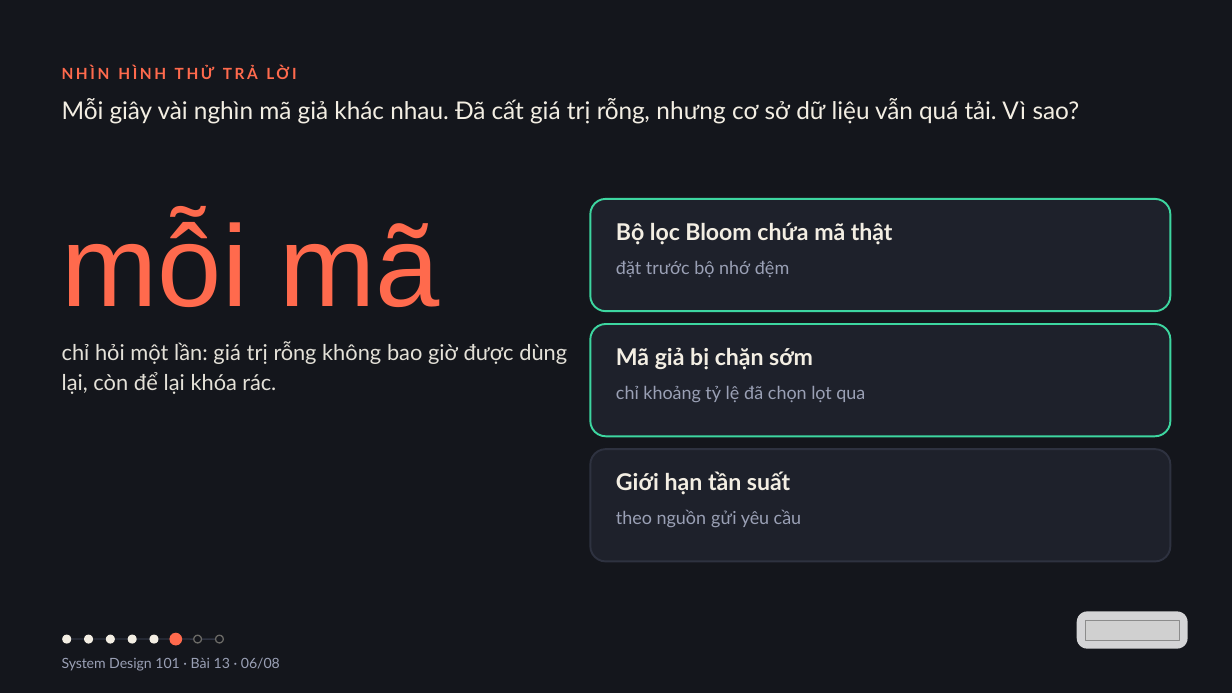
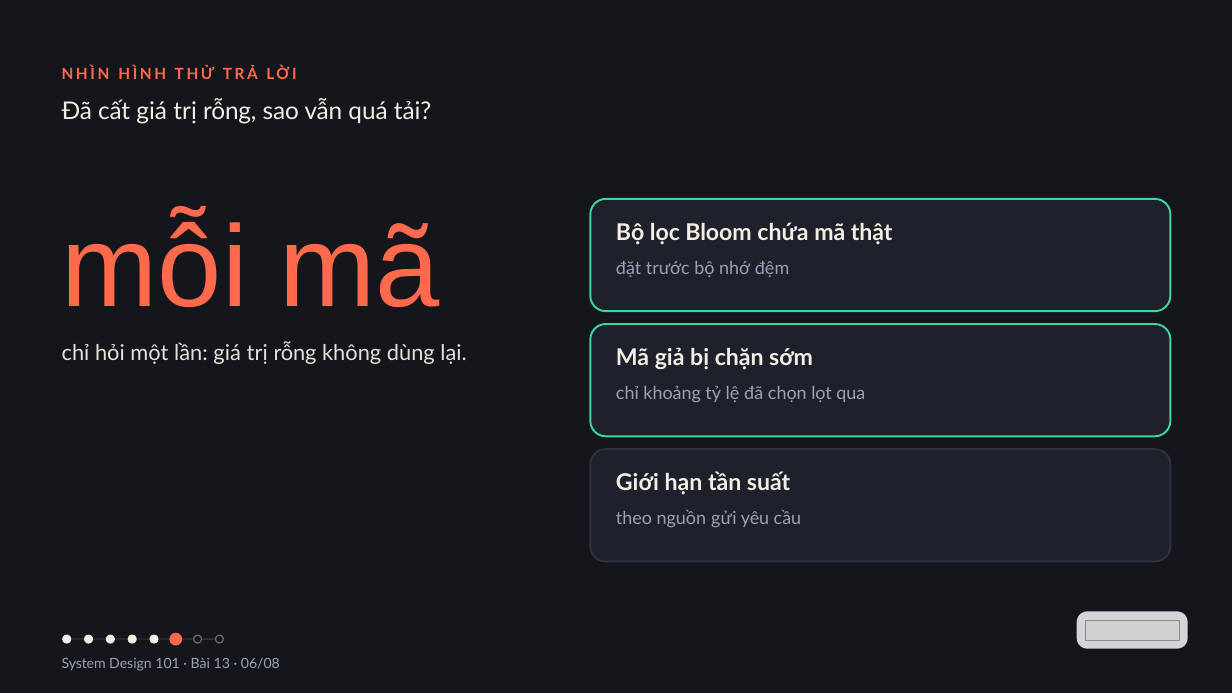
Before and after one commit to vohoailinh90/tool-marketing-studio, a slide deck: slide 6 of system-design-101/vi/lessons/sd-06-013/slides/sd-06-013.pptx. Drawn at 1232x693 pixels with LibreOffice and Linux fonts; fonts in the diff are those of the drawing; grey boxes stand for pictures. Boxes give left, top, right and bottom in pixels: in the first picture for what was removed or moved away, otherwise in the second. Text is boxed around its words. In the diff, an @@ line names an element or a change of style, - is before the commit and + after.

```diff
--- a/system-design-101/vi/lessons/sd-06-013/slides/sd-06-013.pptx
+++ b/system-design-101/vi/lessons/sd-06-013/slides/sd-06-013.pptx
@@ text at (x1=62, y1=98, x2=431, y2=124): text changed @@
-Mỗi giây vài nghìn mã giả khác nhau. Đã cất giá trị rỗng, nhưng cơ sở dữ liệu vẫn quá tải. Vì sao?
+Đã cất giá trị rỗng, sao vẫn quá tải?
@@ text at (x1=62, y1=341, x2=466, y2=364): text changed @@
-chỉ hỏi một lần: giá trị rỗng không bao giờ được dùng lại, còn để lại khóa rác.
+chỉ hỏi một lần: giá trị rỗng không dùng lại.
```
Also in this commit, not shown: 5 other slides changed, 4 other files.
